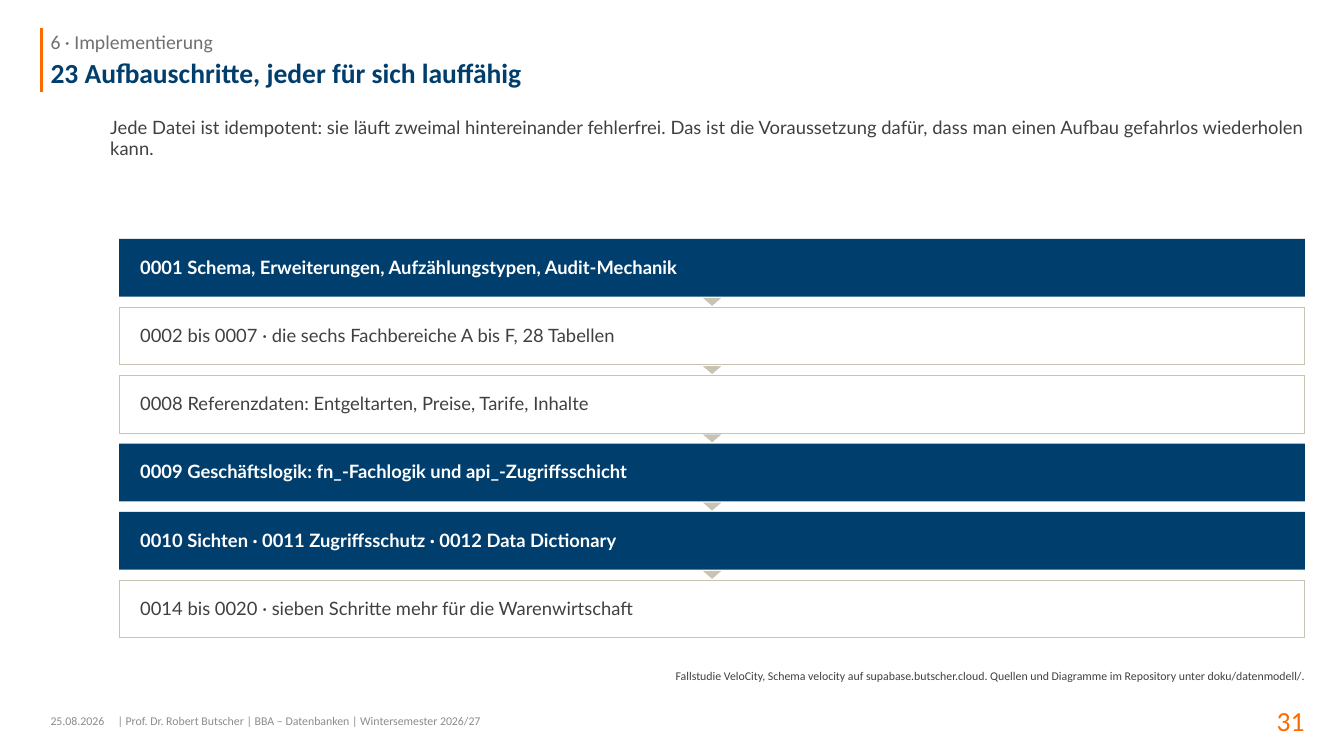
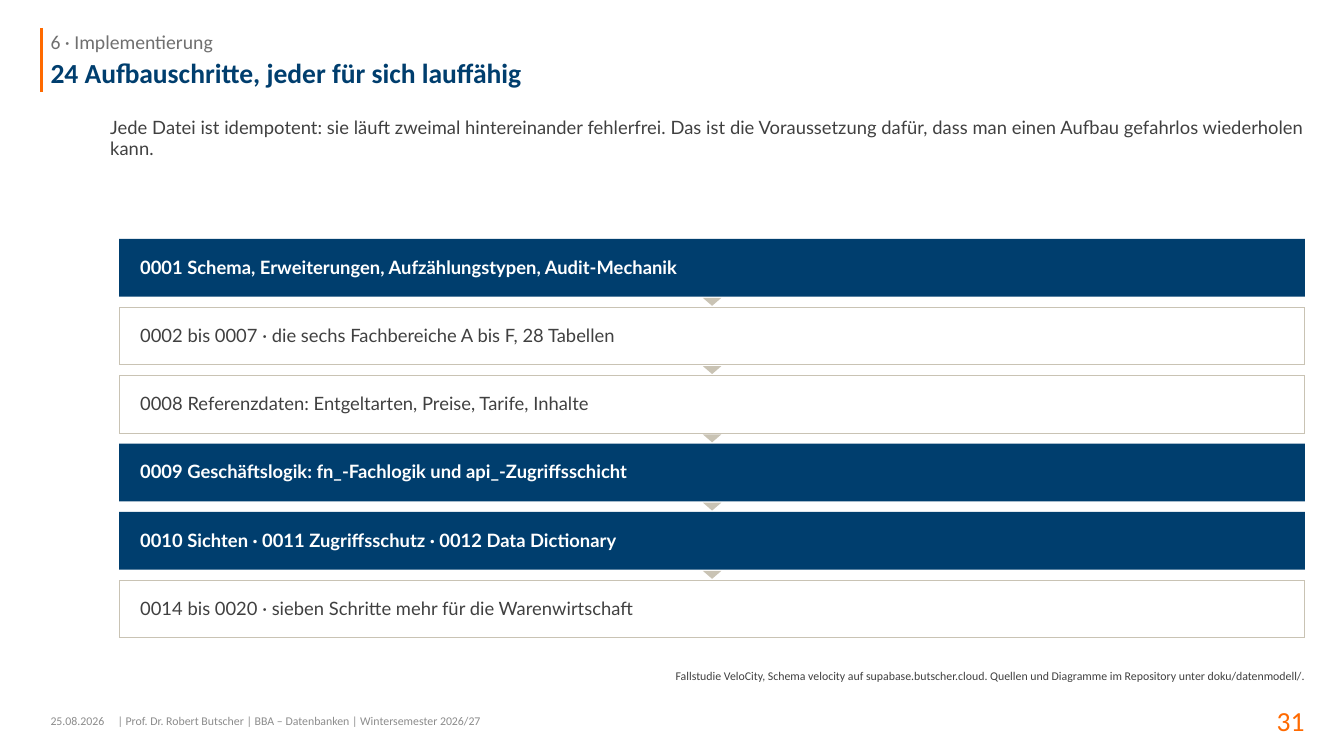
Before and after one commit to swrobuts/velocity-fallstudie, a slide deck: slide 31 of slides/velocity-datenbankentwurf.pptx. Drawn at 1344x756 pixels with LibreOffice and Linux fonts; fonts in the diff are those of the drawing. Boxes give left, top, right and bottom in pixels: in the first picture for what was removed or moved away, otherwise in the second. Text is boxed around its words. In the diff, an @@ line names an element or a change of style, - is before the commit and + after.

```diff
--- a/slides/velocity-datenbankentwurf.pptx
+++ b/slides/velocity-datenbankentwurf.pptx
@@ title at (x1=51, y1=63, x2=521, y2=88): text changed @@
-23 Aufbauschritte, jeder für sich lauffähig
+24 Aufbauschritte, jeder für sich lauffähig
```
Also in this commit, not shown: 5 other files.
